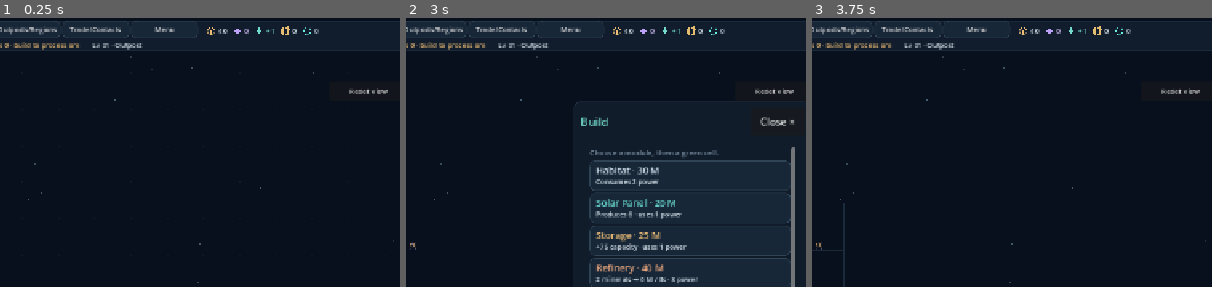
Above: before the commit, frames 1-3 (left to right).
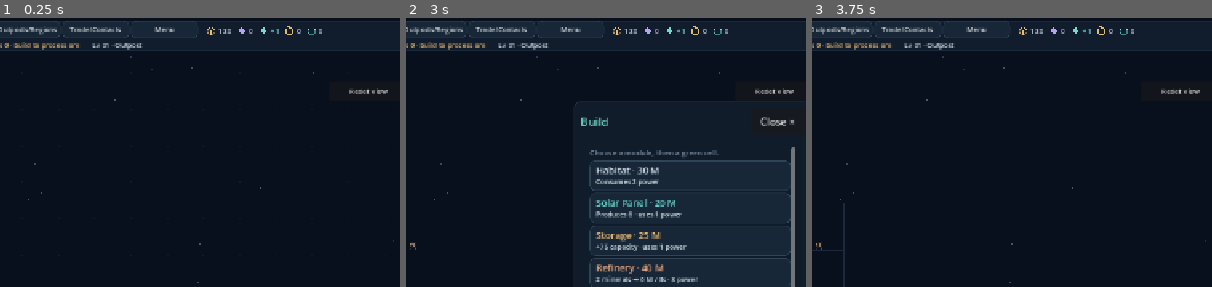
Above: after the commit, the same moments.

Repository: pidiman/orbital
Game: Godot game, scene res://orbital.tscn
Two runs of this game, one before a commit and one after it. Both use one fixed random seed, a clock stepped at 60 frames per second and the inputs below.
Inputs (mouse positions are % of the whole screen's width and height, from its top left):
- Up to frame 1 (0.25 s): no input
- Up to frame 2 (3 s): click "Fit grid" at 0.5 s; click "−" at 1.25 s; click "+" at 2 s; click "Build" at 2.75 s
- Up to frame 3 (3.75 s): click (83, 30) at 3.5 s
The pictures show only the part of the screen within x 47-97%, y 0-50%; the shares and areas given below are measured in that part.

The runs differ from the first frame. In frame 1, 0.3% of the frame differs, in the area x 54-81%, y 2-7%; in frame 2, 0.3%; in frame 3, 0.3%.

Commit message:
New Game gives starting Materials for Depot+Dock+Solar; ships purchased at Depot, fly to Dock

Diff:
--- /dev/null
+++ b/data/new_game.json
@@ -0,0 +1,4 @@
+{
+  "starter_modules": ["space_depot", "space_dock", "solar"],
+  "materials_buffer": 50
+}
--- a/data/outposts.json
+++ b/data/outposts.json
@@ -23,7 +23,8 @@
       "solar",
       "storage",
       "space_dock",
-      "teleport_gate"
+      "teleport_gate",
+      "space_depot"
     ],
     "base_capacity": 300,
     "base_power": 0
--- a/scripts/asteroid_field.gd
+++ b/scripts/asteroid_field.gd
@@ -156,6 +156,9 @@
 func home_position(unit: Variant) -> Vector2:
 	if unit is Vector2:
 		return board.world_to_screen(unit)
+	var ship: Dictionary = fleet.model.locations.ships.get(unit, {})
+	if ship.has("purchase_position") and ship.region == fleet.model.locations.station_region(ship.station_id):
+		return board.world_to_screen(ship.purchase_position) + Vector2(0, 30)
 	var index: int = int(unit) - 1
 	return Vector2(get_viewport_rect().size.x - 410.0 - int(index / 7.0) * 62, 235 + (index % 7) * 63)
 
--- a/scripts/location_save_validation.gd
+++ b/scripts/location_save_validation.gd
@@ -54,6 +54,8 @@
 		var ship: Variant = data.ships[id]
 		if not id is int or not model.ships.has(id) or not ship is Dictionary or ship.get("id") != id or ship.get("kind") != model.ships[id] or not ship.get("station_id") is String or not data.stations.has(ship.station_id):
 			return "Invalid ship identity or owner station."
+		if ship.has("purchase_position") and (not ship.purchase_position is Vector2 or not ship.purchase_position.is_finite()):
+			return "Invalid ship purchase position."
 		if ship.get("owner") != data.stations[ship.station_id].owner or not ship.get("region") is String or not region_data.records.has(ship.region) or not region_data.records[ship.region].discovered or not ship.get("transit") is Dictionary:
 			return "Invalid physical ship location."
 		if ship.region != transport.locations.get(id, model.locations.station_region(primary)):
--- a/scripts/main.gd
+++ b/scripts/main.gd
@@ -37,6 +37,7 @@
 
 func _ready() -> void:
 	model = StationModel.new()
+	model.apply_starting_resources()
 	fleet = Fleet.new(model)
 	model.ticked.connect(fleet.tick)
 	preferences = preload("res://scripts/client_preferences.gd").new()
--- a/scripts/save_dialogs.gd
+++ b/scripts/save_dialogs.gd
@@ -138,6 +138,7 @@
 func show_new() -> void:
 	confirm("Start a new game? Unsaved progress will be lost.", func() -> void:
 		var station := StationModel.new()
+		station.apply_starting_resources()
 		var fleet := preload("res://scripts/mining_fleet.gd").new(station)
 		var rules: Dictionary = game.preferences.floating_defaults.duplicate(true)
 		game.preferences.apply_tuning(rules)
--- a/scripts/save_store.gd
+++ b/scripts/save_store.gd
@@ -288,7 +288,7 @@
 		return error
 	_apply_fields(candidate, station_data, STATION_FIELDS)
 	candidate.recalculate()
-	if candidate.power_output != int(station_data.power_output) or candidate.power_use != int(station_data.power_use) or candidate.capacity != int(station_data.capacity) or candidate.level != int(station_data.level):
+	if candidate.power_output != int(station_data.power_output) or candidate.capacity != int(station_data.capacity) or candidate.level != int(station_data.level):
 		return "Saved economy disagrees with installed module/ship definitions."
 	var trade_data: Dictionary = {}
 	var extension: Variant = migrated.get("extensions", {}).get("alien_trade", {})
@@ -427,6 +427,9 @@
 	else:
 		candidate_supply.collection.migrate_job_locations()
 		candidate_fleet.transport.migrate_job_locations()
+	candidate.recalculate()
+	if candidate.power_use != int(station_data.power_use):
+		return "Saved power disagrees with station ship ownership."
 	error = LocationValidation.validate_gate_bindings(transport_data, candidate)
 	if not error.is_empty():
 		return error
--- a/scripts/ship_motion.gd
+++ b/scripts/ship_motion.gd
@@ -14,6 +14,12 @@
 	process_priority = 10 # After model clock/field layout, before following camera.
 	get_viewport().size_changed.connect(reset)
 	game.model.module_removed.connect(_module_removed)
+	game.model.ship_built.connect(_ship_purchased)
+
+func _ship_purchased(id: int) -> void:
+	points[id] = game.asteroids.home_position(id)
+	origins[id] = points[id]
+	regions[id] = game.model.locations.ship_region(id)
 
 func reset() -> void:
 	points.clear()
--- a/scripts/station_model.gd
+++ b/scripts/station_model.gd
@@ -78,9 +78,9 @@
 		capacity += int(definition.capacity)
 		power_output += int(definition.power_output)
 		power_use += int(definition.power_use)
-	if is_home:
-		for kind: String in ships.values():
-			power_use += int(ship_catalog[kind].power_use)
+	for ship: Dictionary in locations.ships.values():
+		if ship.station_id == base_id():
+			power_use += int(ship_catalog[ship.kind].power_use)
 	level = 1 + int((modules.size() - 1) / 4.0)
 
 func power_balance() -> int:
@@ -311,24 +311,46 @@
 	changed.emit()
 	return ""
 
+func apply_starting_resources() -> void:
+	var rules: Dictionary = JSON.parse_string(FileAccess.get_file_as_string("res://data/new_game.json"))
+	materials = int(rules.materials_buffer)
+	for kind: String in rules.starter_modules: materials += int(catalog[kind].cost)
+
+func purchase_base() -> String:
+	if not station_id.is_empty(): return station_id
+	if region_context == null or region_context.current_region == locations.station_region(locations.primary_station()): return locations.primary_station()
+	return locations.outpost_at(region_context.current_region, locations.rules.primary_station.owner)
+
+func purchase_depot(base: String) -> String:
+	for id: String in locations.structures:
+		var structure: Dictionary = locations.structures[id]
+		if structure.station_id == base and catalog.get(structure.kind, {}).has("material_depot"): return id
+	return ""
+
 func ship_error(kind: String) -> String:
-	if not station_id.is_empty(): return "Ships are purchased at Home."
-	if not ship_catalog.has(kind):
-		return "Unknown ship type."
+	var base: String = purchase_base()
+	if base.is_empty() or purchase_depot(base).is_empty(): return "Build a Space Depot first."
+	if not ship_catalog.has(kind): return "Unknown ship type."
+	var local: StationModel = self if base == base_id() else scoped_station(base)
+	local.recalculate()
 	var definition: Dictionary = ship_catalog[kind]
-	if materials < int(definition.cost):
-		return "Need %d more Materials for this ship." % (int(definition.cost) - materials)
-	if power_balance() < int(definition.power_use):
+	if local.materials < int(definition.cost):
+		return "Need %d more Materials for this ship." % (int(definition.cost) - local.materials)
+	if local.power_balance() < int(definition.power_use):
 		return "Not enough power. Add or upgrade a Solar Panel."
 	return ""
 
 func buy_ship(kind: String) -> String:
 	var error: String = ship_error(kind)
-	if not error.is_empty():
-		return error
-	materials -= int(ship_catalog[kind].cost)
+	if not error.is_empty(): return error
+	var base: String = purchase_base()
+	var local: StationModel = self if base == base_id() else scoped_station(base)
+	local.materials -= int(ship_catalog[kind].cost)
+	# Canonical IDs remain global even when buying at an outpost.
+	for id: int in locations.ships: next_ship_id = maxi(next_ship_id, id)
 	next_ship_id += 1
-	locations.add_ship(next_ship_id, kind, locations.primary_station())
+	locations.add_ship(next_ship_id, kind, base)
+	locations.ships[next_ship_id]["purchase_position"] = locations.structures[purchase_depot(base)].position
 	recalculate()
 	ship_built.emit(next_ship_id)
 	changed.emit()
@@ -455,7 +477,12 @@
 	scoped.research = research
 	scoped.region_context = region_context
 	scoped.recalculate()
-	scoped.changed.connect(func() -> void: changed.emit())
+	scoped.ship_built.connect(func(id: int) -> void:
+		next_ship_id = maxi(next_ship_id, id)
+		ship_built.emit(id))
+	scoped.changed.connect(func() -> void:
+		recalculate()
+		changed.emit())
 	return scoped
 
 func build_grid_dimensions() -> Vector2i:
--- /dev/null
+++ b/tests/depot_purchase_playthrough.gd
@@ -0,0 +1,56 @@
+extends "res://tests/outpost_playthrough.gd"
+
+func _ready() -> void:
+	await settle(3)
+	game = get_tree().root.get_node("Orbital")
+	game.get_node("ResourceClock").set_process(false)
+	game.save_dialogs.show_new()
+	await use(game.save_dialogs.body.get_child(1))
+	var m: StationModel = game.model
+	checks.starting = m.materials == 130
+	checks.no_depot = m.buy_ship("miner") == "Build a Space Depot first."
+	checks.infrastructure = m.build(Vector2(58, 0), "solar").is_empty() and m.build(Vector2(116, 0), "space_depot").is_empty() and m.build(Vector2(174, 0), "space_dock").is_empty() and m.materials == 50
+	m.materials = 1000 # Fund subsequent ships independently of the starting budget.
+	game.hud._buy_ship("miner")
+	var first: int = m.next_ship_id
+	var origin: Vector2 = game.asteroids.home_position(first)
+	checks.spawn_at_depot = game.ship_motion.position_for(first).is_equal_approx(origin)
+	await settle(5)
+	checks.flies = game.ship_motion.position_for(first).distance_to(origin) > 0.0 and game.ship_motion.position_for(first).distance_to(game.asteroids.dock_point(first)) > 1.0
+	for i in range(200): game.ship_motion.advance_visual(0.05)
+	checks.docked = game.ship_motion.position_for(first).distance_to(game.asteroids.dock_point(first)) < 1.0
+	m.build(Vector2(58, 58), "solar")
+	m.buy_ship("scout")
+	var second: int = m.next_ship_id
+	checks.full_dock = game.fleet.docking.status(second) == "homeless" and game.ship_motion.position_for(second).is_equal_approx(game.asteroids.home_position(second))
+	m.buy_ship("jump_ship")
+	var founder: int = m.next_ship_id
+	game.fleet._discover_region("venus")
+	m.locations.ships[founder].region = "venus"
+	checks.founded = game.fleet.outposts.found(founder).is_empty()
+	game.fleet.regions.set_location("venus")
+	checks.remote_no_depot = m.buy_ship("miner") == "Build a Space Depot first."
+	var local: StationModel = game.board.model
+	checks.remote_build = local.build(Vector2(58, 0), "solar").is_empty() and local.build(Vector2(116, 0), "space_depot").is_empty()
+	var home_funds: int = m.materials
+	var local_funds: int = local.materials
+	await settle(2)
+	game.hud._buy_ship("miner")
+	var remote: int = m.next_ship_id
+	checks.remote_purchase = m.locations.ships[remote].station_id == local.station_id and m.locations.ship_region(remote) == "venus" and m.materials == home_funds and local.materials == local_funds - int(m.ship_catalog.miner.cost)
+	checks.remote_homeless = game.fleet.docking.status(remote) == "homeless" and game.ship_motion.position_for(remote).is_equal_approx(game.asteroids.home_position(remote))
+	local.recalculate()
+	checks.local_power = local.power_use == 1 + 2 + int(m.ship_catalog.miner.power_use)
+	local.build(Vector2(174, 0), "space_dock")
+	checks.remote_dock = game.fleet.docking.status(remote) == "parked" or game.fleet.docking.status(founder) == "parked"
+	var saved: Dictionary = game.persistence.snapshot()
+	var error: String = game.persistence.restore(saved)
+	checks.roundtrip = error.is_empty() and game.persistence.snapshot() == saved and m.materials == home_funds
+	report("restore_error", error)
+	var old := StationModel.new()
+	var fleet := preload("res://scripts/mining_fleet.gd").new(old)
+	var supply := preload("res://scripts/region_supply.gd").new(old, fleet, 0)
+	var store := OrbitalSaveStore.new(old, fleet, supply)
+	checks.old_save_no_grant = game.persistence.restore(store.snapshot()).is_empty() and m.materials == 40
+	report("checks", checks)
+	finish()
--- a/tests/named_saves_playthrough.gd
+++ b/tests/named_saves_playthrough.gd
@@ -44,7 +44,7 @@
 	checks.slot_survives_restart = restored_library.current_name == "First colony" and store.path == library.slot_path("First colony")
 	game.save_dialogs.show_new()
 	await use(game.save_dialogs.body.get_child(1))
-	checks.fresh = game.model.materials == 40 and game.model.ships.is_empty() and game.fleet.research.researched.is_empty() and library.current_name.is_empty()
+	checks.fresh = game.model.materials == 130 and game.model.ships.is_empty() and game.fleet.research.researched.is_empty() and library.current_name.is_empty()
 	checks.old_retained = FileAccess.file_exists(library.slot_path("First colony"))
 	store.advance(10.0)
 	checks.unnamed_autosave = FileAccess.file_exists(library.slot_path("Autosave")) and library.current_name.is_empty()
Not shown, added: tests/depot_purchase_playthrough.gd.uid
Not shown, added: docs/depot-purchases.md
Not shown, changed: docs/named-saves.md
